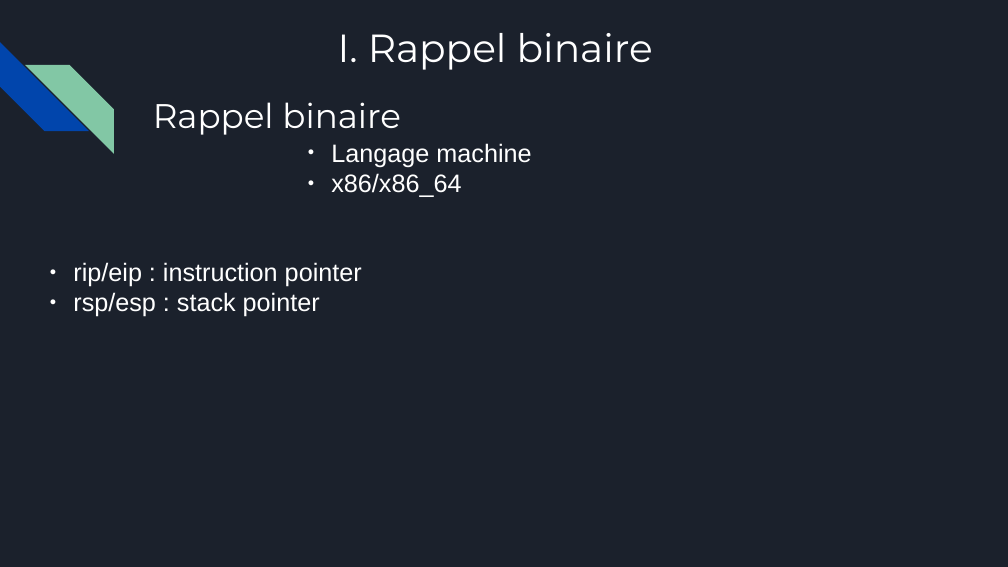
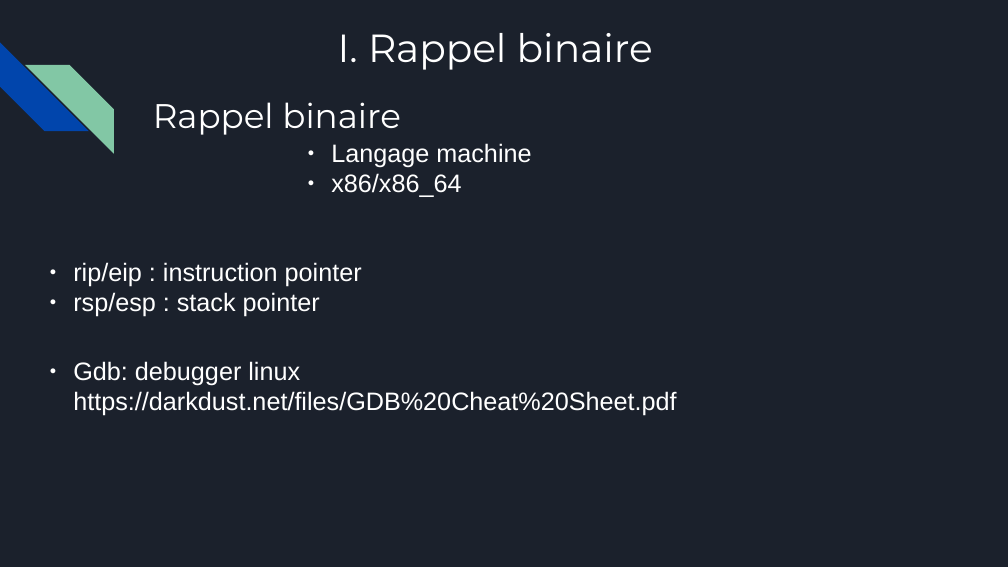
Before and after one commit to azazhe1/Workshop_pwn, a slide deck: slide 5 of Binary_Exploit.pptx. Drawn at 1008x567 pixels with LibreOffice and Linux fonts; fonts in the diff are those of the drawing. Boxes give left, top, right and bottom in pixels: in the first picture for what was removed or moved away, otherwise in the second. Text is boxed around its words. In the diff, an @@ line names an element or a change of style, - is before the commit and + after.

```diff
--- a/Binary_Exploit.pptx
+++ b/Binary_Exploit.pptx
@@ text added at bbox=[73, 361, 676, 416], 18 pt, text #FFFFFF @@
+● Gdb: debugger linux https://darkdust.net/files/GDB%20Cheat%20Sheet.pdf
```
Also in this commit, not shown: 2 other slides changed, 1 slide added.
